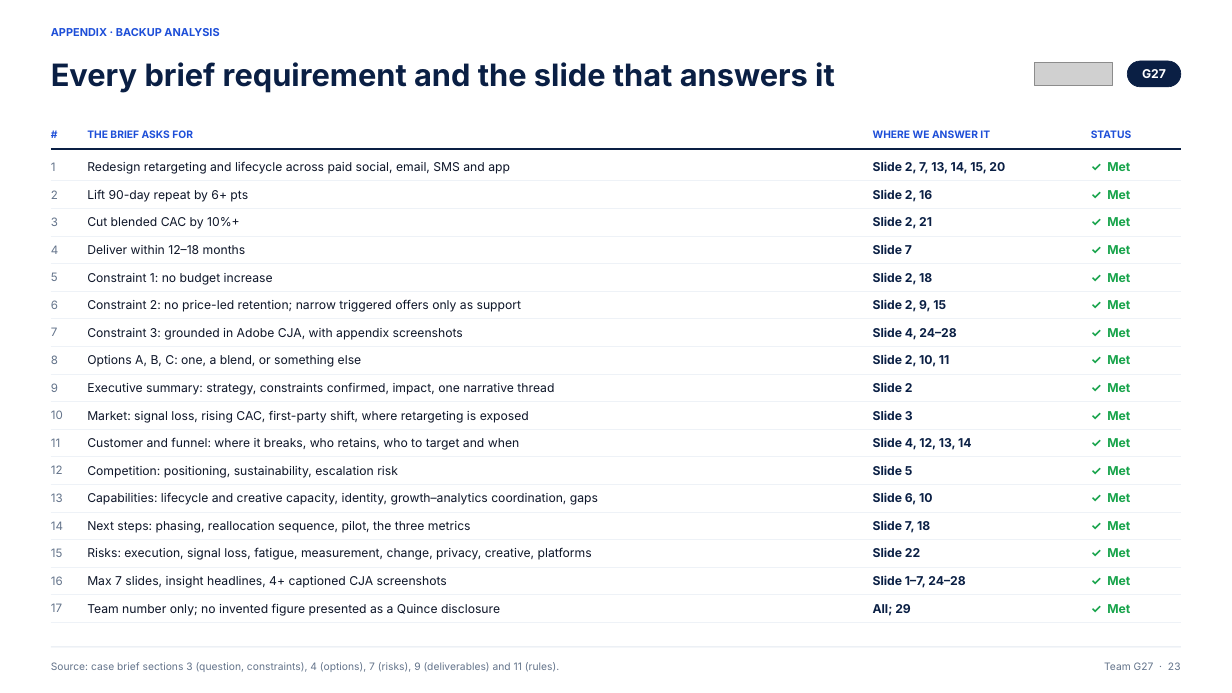
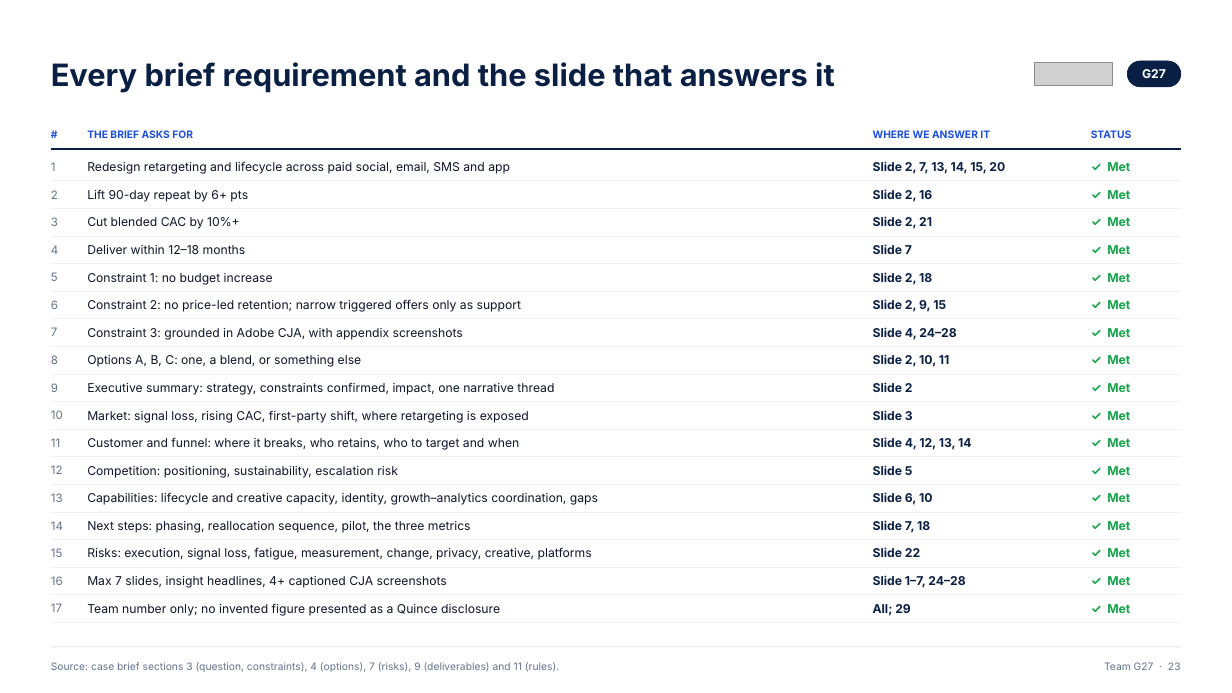
Before and after one commit to ANNYM25/Quince, a slide deck: slide 23 of deck/Team G27.pptx. Drawn at 1232x693 pixels with LibreOffice and Linux fonts; fonts in the diff are those of the drawing; grey boxes stand for pictures. Boxes give left, top, right and bottom in pixels: in the first picture for what was removed or moved away, otherwise in the second. Text is boxed around its words. In the diff, an @@ line names an element or a change of style, - is before the commit and + after.

```diff
--- a/deck/Team G27.pptx
+++ b/deck/Team G27.pptx
@@ text removed at <box>51,28,219,36</box> @@
-APPENDIX · BACKUP ANALYSIS
```
Also in this commit, not shown: 26 other slides changed, 3 other files.
